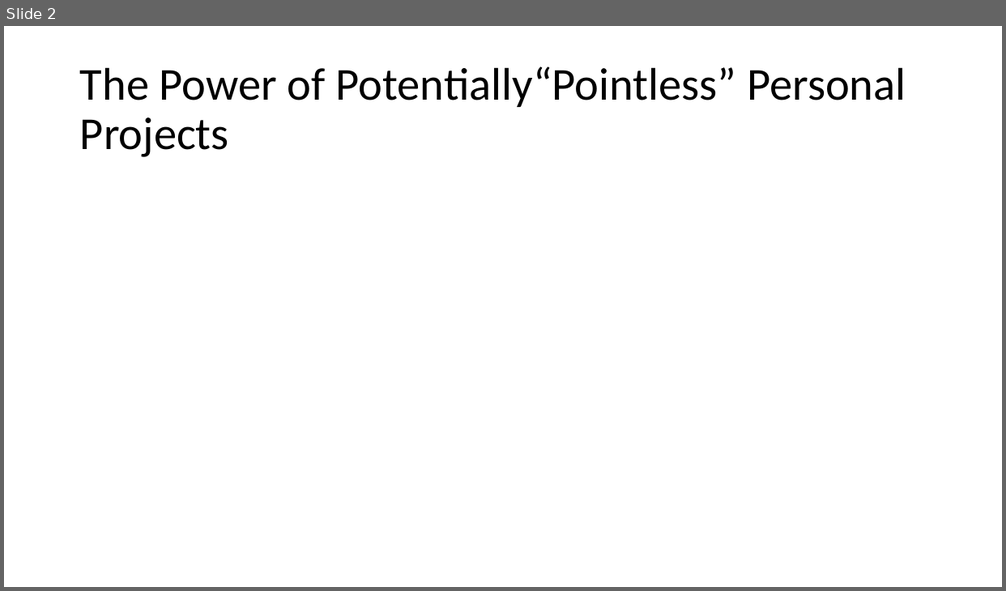
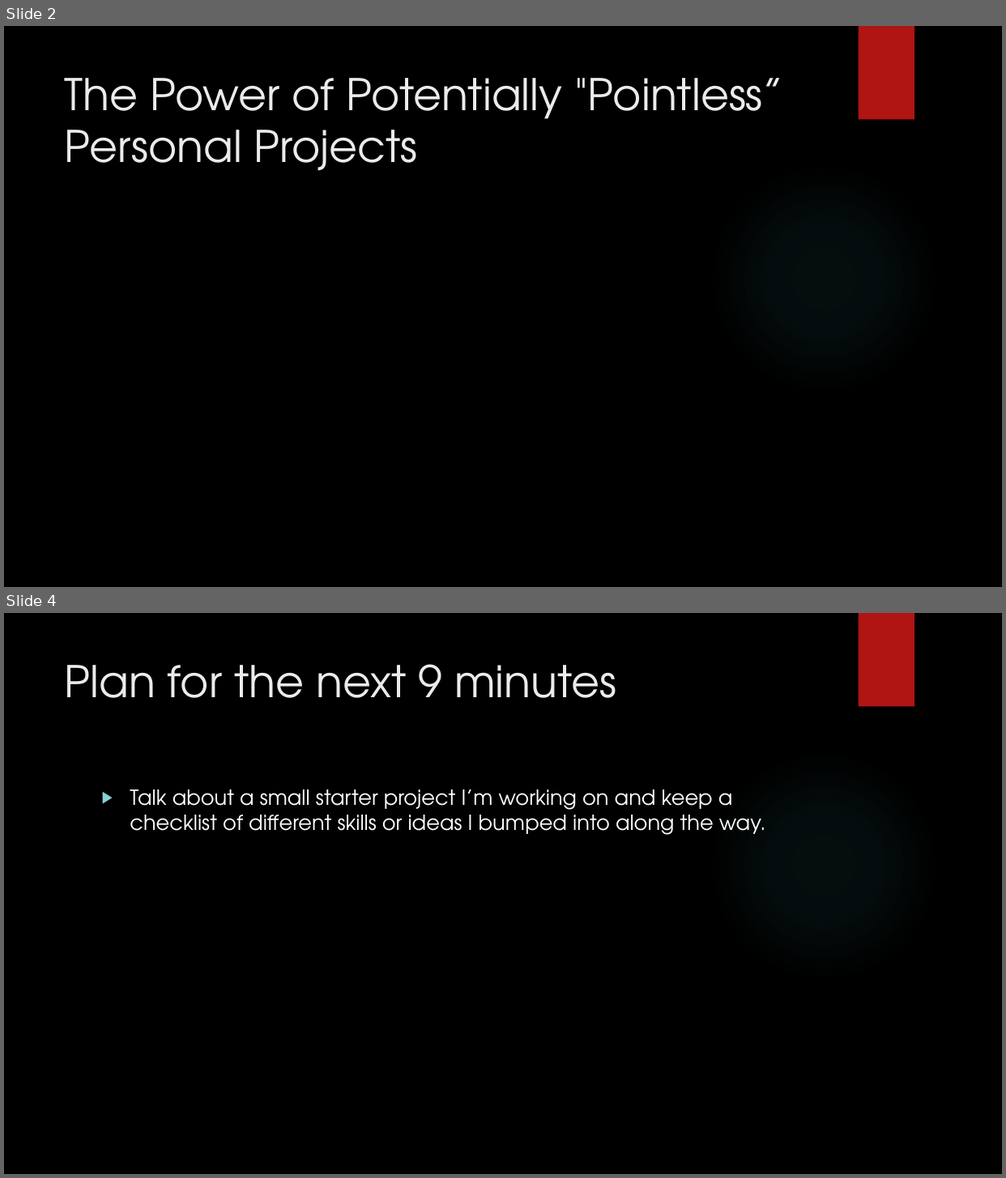
Before and after one commit to jaminologist/GopherLife, a slide deck: GopherLife.pptx. Shown one above the other, each under a label of ours: slide 2 before the commit, slides 2 and 4 after it; the slides between them are not shown. The pictures are 1006x591 and 1006x1178 pixels, drawn with LibreOffice and Linux fonts; fonts in the diff are those of the drawing; background and template pictures are left out. Boxes give left, top, right and bottom in pixels: in the first picture for what was removed or moved away, otherwise in the second. Text is boxed around its words. In the diff, an @@ line names an element or a change of style, - is before the commit and + after.

```diff
--- a/GopherLife.pptx
+++ b/GopherLife.pptx
@@ slide 4 added at box(4, 613, 1002, 1174), background picture (left out); not listed: 2 template elements that a slide beside it also shows @@
@@ title added at box(65, 664, 616, 698), 42 pt, text #EBEBEB @@
+Plan for the next 9 minutes
@@ text added at box(130, 790, 766, 835), 20 pt, text #FFFFFF @@
+▶ Talk about a small starter project I’m working on and keep a checklist of different skills or ideas I bumped into along the way.
@@ slide 2 changed as well @@
@@ background #FFFFFF to picture (left out) @@
@@ rectangle added at box(859, 26, 914, 120), fill #B01513 @@
@@ title "The Power of Potentially "Pointless” ..." at box(65, 78, 784, 171): vertical alignment middle to top @@
@@ title at box(65, 78, 784, 171): text changed; size 44 to 42 pt; font Calibri to TeX Gyre Adventor; text colour #000000 to #EBEBEB @@
-The Power of Potentially“Pointless” Personal Projects
+The Power of Potentially "Pointless” Personal Projects
@@ ellipse added at box(709, 163, 939, 394), fill gradient #50B9C1 @@
```
Also in this commit, not shown: 11 other slides changed, 9 other slides added.
